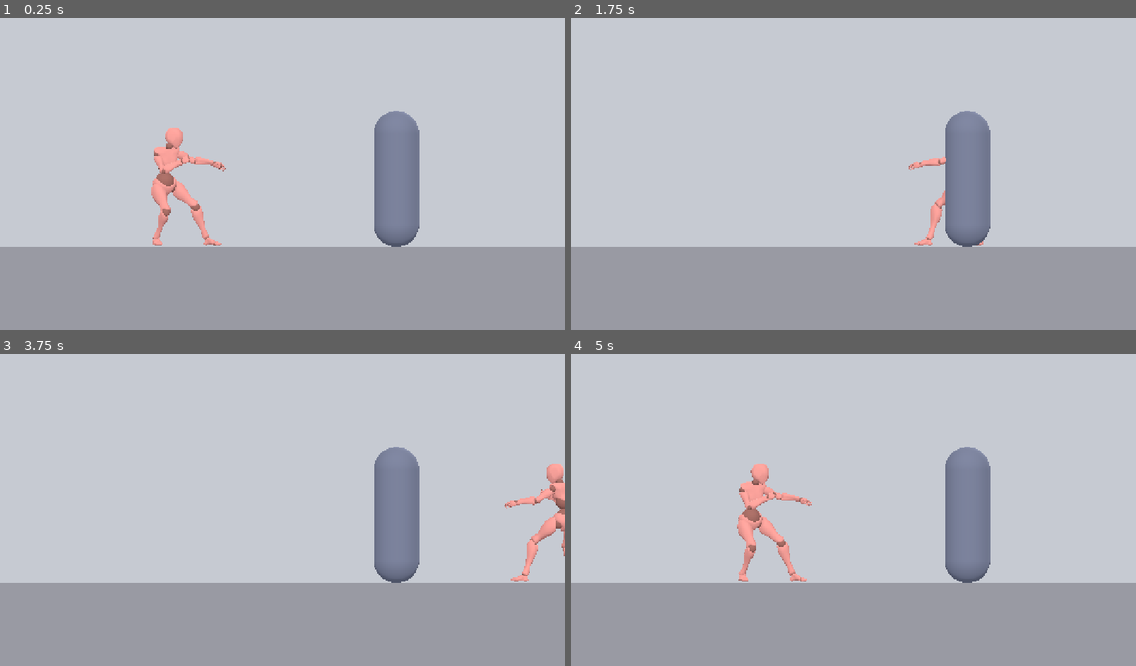
Above: before the commit, frames 1-4 (two rows, left to right).
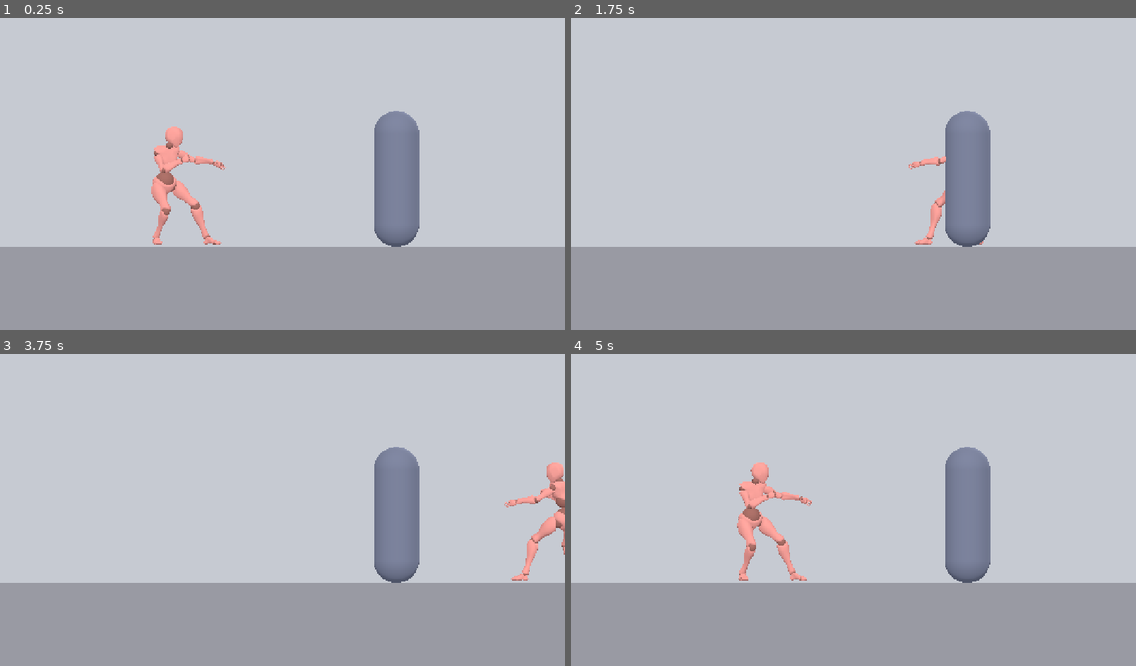
Above: after the commit, the same moments.

Repository: RJL-Marquez/RIVEN
Game: Godot game, scene res://scenes/Arena3D.tscn
Same seed, same stepped clock (60 frames per second), same inputs: the game is played once before the commit and once after it.
Inputs:
- Up to frame 1 (0.25 s): no input
- Up to frame 2 (1.75 s): hold D (move_right) 0.53-1.28 s; tap J (attack) at 0.6 s; tap W (jump) at 0.77, 1.52 s; hold Down from 1.28 s (still down); tap L (block) at 1.35 s
- Up to frame 3 (3.75 s): release Down at 2.03 s; hold D (move_right) 2.03-2.78 s; hold S (crouch) 2.03-2.78 s; hold Up 2.78-3.53 s; tap K (kick) at 2.85 s; tap W (jump) at 3.02 s; tap Enter at 3.5 s; hold A (move_left) from 3.53 s (still down); tap I (magic) at 3.6 s
- Up to frame 4 (5 s): keep holding A (move_left); tap W (jump) at 3.77, 4.52 s; tap Space at 4.35 s

The runs differ from the first frame. In frame 1, 0.3% of the frame differs, in the area x 26-40%, y 34-73%; in frame 2, 0.1%; in frame 3, 0.2%; in frame 4, 0.3%, in the area x 29-43%, y 34-73%.

Commit message:
Phase 1: 3D ground clamp for the character (no float)
Plant the Mixamo character on the floor: each frame (when grounded) sample the
skeleton's lowest bone and shift the model so it sits just above the ground,
so the feet never float or sink — for every animation.

Co-Authored-By: Claude Opus 4.8 <noreply@anthropic.com>

Diff:
--- a/actors/fighter3d/fighter3d.gd
+++ b/actors/fighter3d/fighter3d.gd
@@ -9,8 +9,11 @@
 @export var jump_velocity := 7.0
 @export var opponent_path: NodePath
 
+const FOOT_OFFSET := 0.03  # lowest bone sits this far above the floor (sole thickness)
+
 var facing := 1
 var _opponent: Node3D
+var _skeleton: Skeleton3D
 
 @onready var model: Node3D = $Model
 
@@ -24,6 +27,8 @@
 		if a:
 			a.loop_mode = Animation.LOOP_LINEAR
 		ap.play("mixamo_com")
+	_skeleton = $Model/Character.get_node_or_null("Skeleton3D")
+	process_priority = 100  # run _ground_clamp after the animation poses the skeleton
 
 func _physics_process(delta: float) -> void:
 	if not is_on_floor():
@@ -43,3 +48,21 @@
 	# Turn the visual to face the opponent. The 90 deg base offset suits a
 	# character that faces +Z by default (tune for the imported model).
 	model.rotation.y = deg_to_rad(90.0) if facing == 1 else deg_to_rad(-90.0)
+
+func _process(_delta: float) -> void:
+	_ground_clamp()
+
+func _ground_clamp() -> void:
+	# Plant the character on the floor: when grounded, shift the model so the
+	# skeleton's lowest bone sits just above the ground (no float, no sink).
+	model.position.y = 0.0
+	if not is_on_floor() or _skeleton == null:
+		return
+	var ground_y := global_position.y
+	var lowest := 1.0e20
+	var st := _skeleton.global_transform
+	for i in _skeleton.get_bone_count():
+		var wy: float = (st * _skeleton.get_bone_global_pose(i).origin).y
+		if wy < lowest:
+			lowest = wy
+	model.position.y = ground_y + FOOT_OFFSET - lowest
